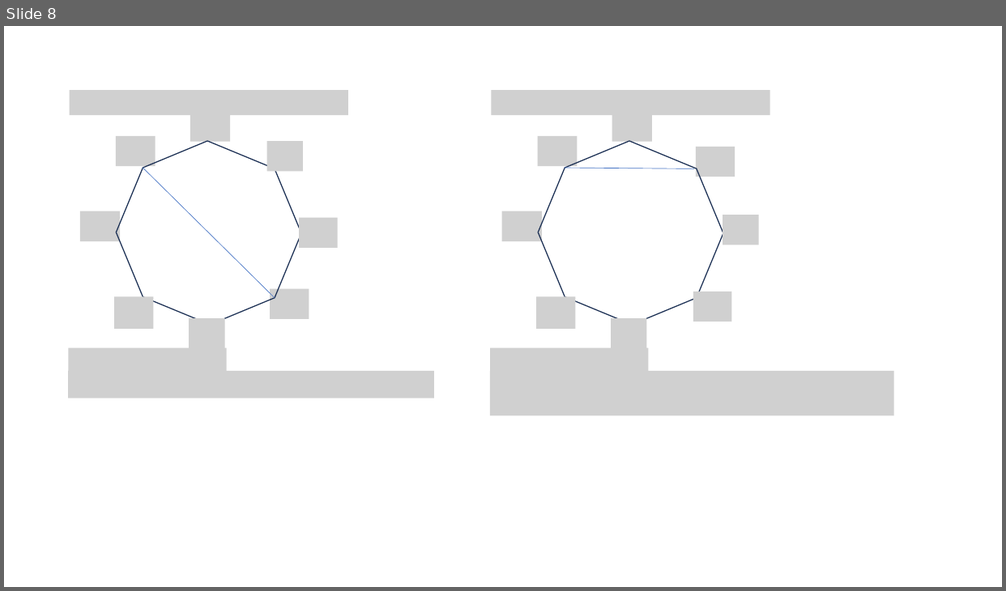
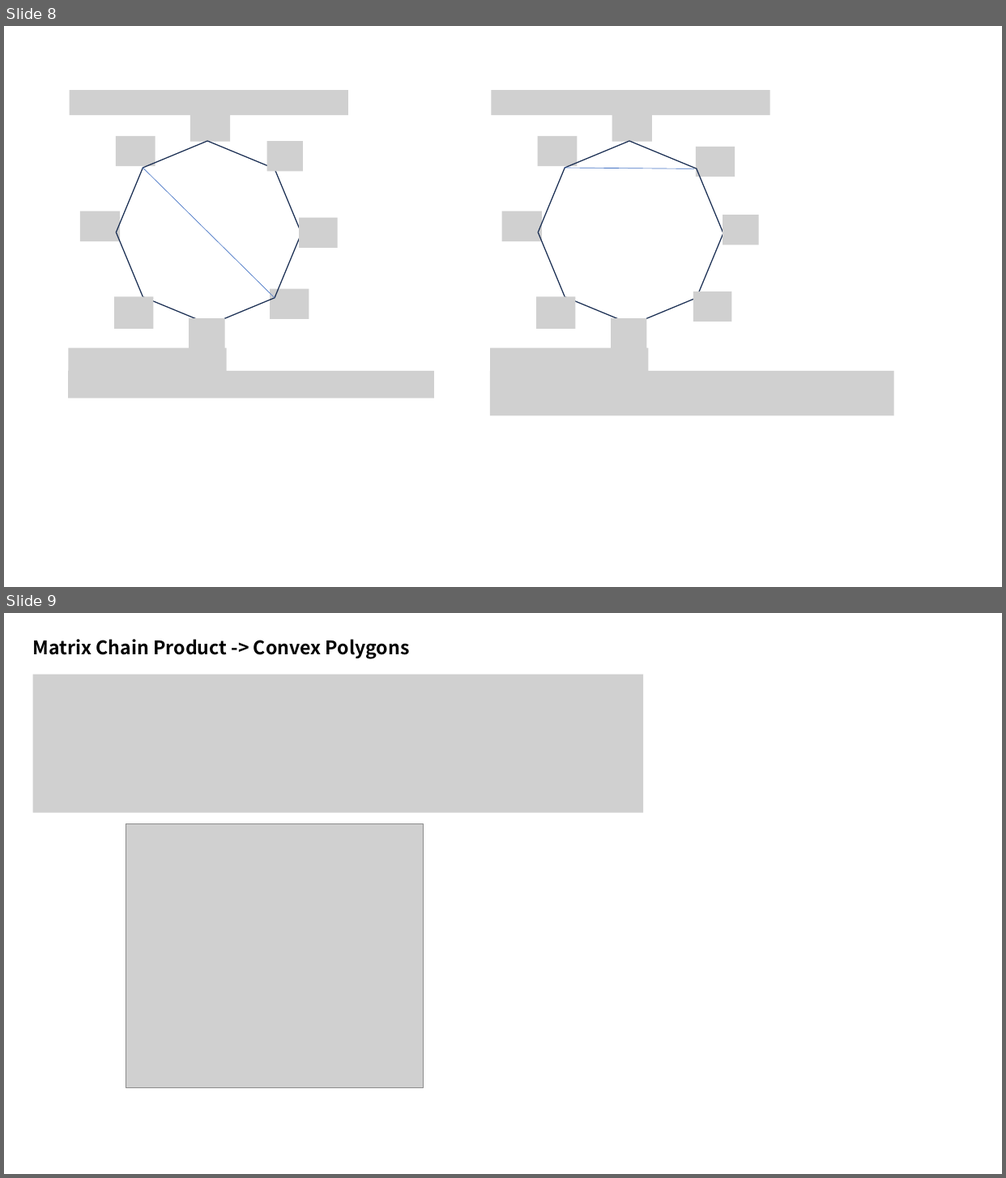
Before and after one commit to kimjiil/kimjiil.github.io, a slide deck: assets/images/2023-08-16-algorithm_study_00/HuShing 그림자료.pptx. Shown one above the other, each under a label of ours: slide 8 before the commit, slides 8 and 9 after it. The pictures are 1006x591 and 1006x1178 pixels, drawn with LibreOffice and Linux fonts; fonts in the diff are those of the drawing; grey boxes stand for pictures. Boxes give left, top, right and bottom in pixels: in the first picture for what was removed or moved away, otherwise in the second. Text is boxed around its words. In the diff, an @@ line names an element or a change of style, - is before the commit and + after.

```diff
--- a/assets/images/2023-08-16-algorithm_study_00/HuShing 그림자료.pptx
+++ b/assets/images/2023-08-16-algorithm_study_00/HuShing 그림자료.pptx
@@ slide 9 added at box(4, 613, 1002, 1174), background #FFFFFF @@
@@ text added at box(33, 639, 410, 658), 18 pt, text #000000, bold @@
+Matrix Chain Product -> Convex Polygons
@@ picture added at box(33, 675, 644, 813) @@
@@ picture added at box(126, 824, 424, 1088) @@
```
Also in this commit, not shown: 21 other slides added.
